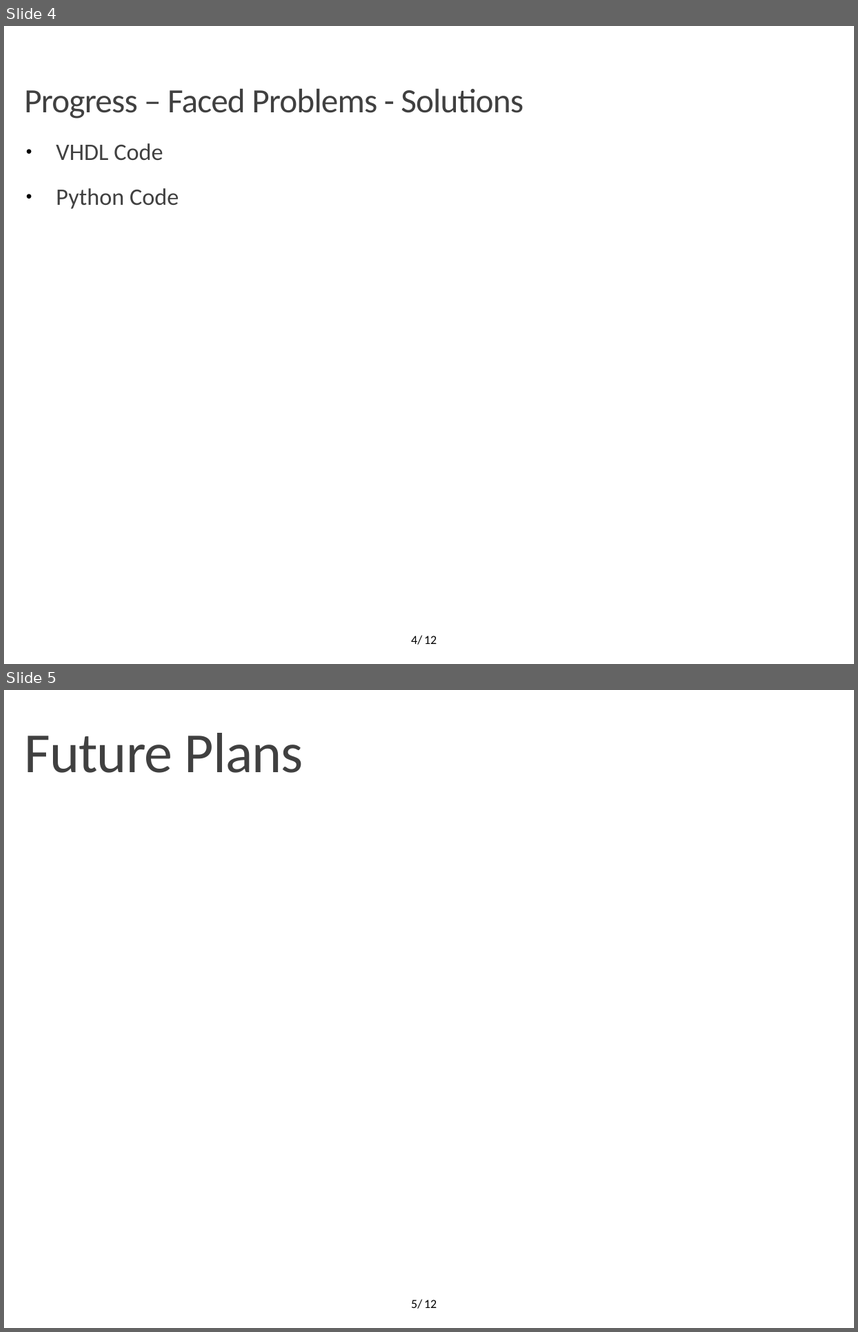
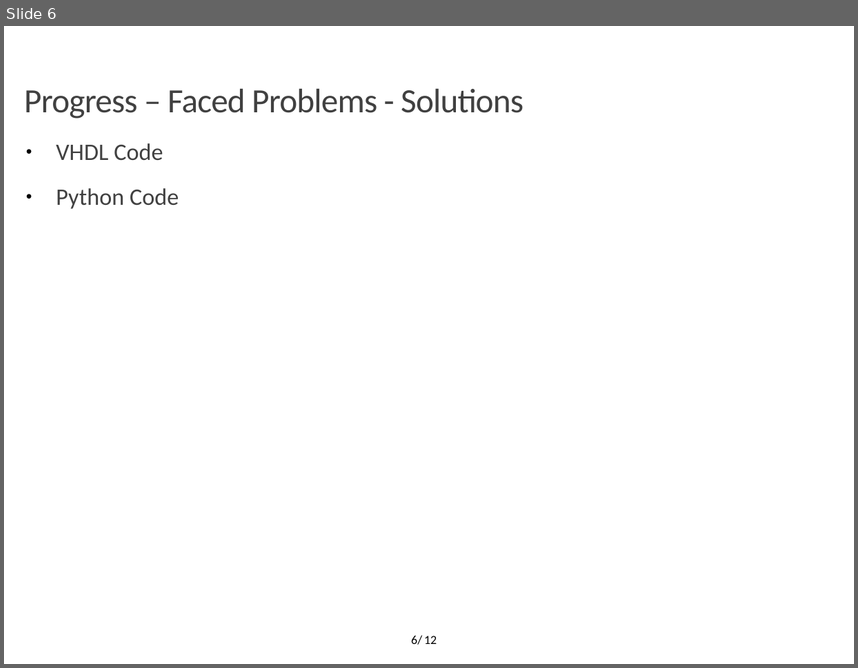
Before and after one commit to OrionLightning/Approximate-Circuit, a slide deck: Presentation Slides/Midterm 23-11-2021.pptx. Shown one above the other, each under a label of ours: slides 4 and 5 before the commit, slide 6 after it. The pictures are 858x1332 and 858x668 pixels, drawn with LibreOffice and Linux fonts; fonts in the diff are those of the drawing; background and template pictures are left out. Boxes give left, top, right and bottom in pixels: in the first picture for what was removed or moved away, otherwise in the second. Text is boxed around its words. In the diff, an @@ line names an element or a change of style, - is before the commit and + after.

```diff
--- a/Presentation Slides/Midterm 23-11-2021.pptx
+++ b/Presentation Slides/Midterm 23-11-2021.pptx
@@ slide 5 removed at bbox=[4, 690, 854, 1328], background #FFFFFF; not listed: 1 template element that a slide beside it also shows @@
@@ text removed at bbox=[24, 733, 303, 773] @@
-Future Plans
@@ page number removed at bbox=[411, 1299, 422, 1308] @@
-5/
@@ what was slide 4 is now slide 6 @@
@@ page number at bbox=[411, 635, 422, 644]: text changed @@
-4/
+6/
```
Also in this commit, not shown: 1 slide changed, 4 slides added.
